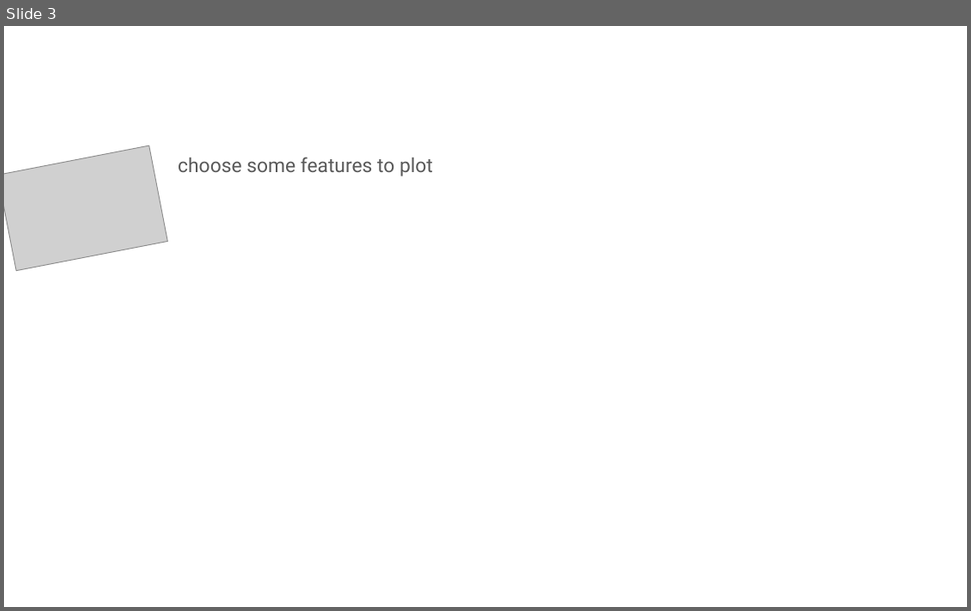
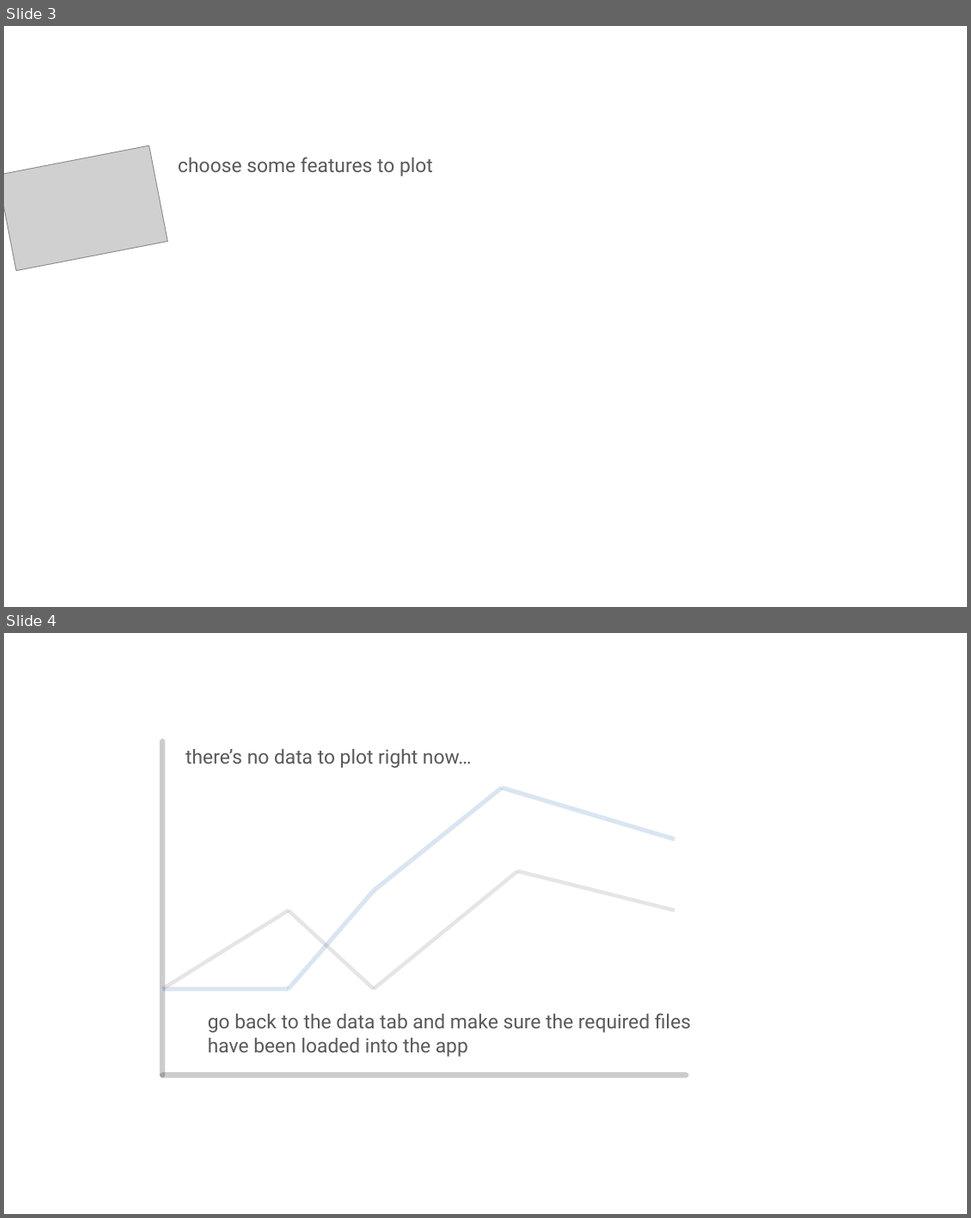
Before and after one commit to dcurrier/InCell, a slide deck: www/Instructions/instructions.pptm. Shown one above the other, each under a label of ours: slide 3 before the commit, slides 3 and 4 after it. The pictures are 971x611 and 971x1218 pixels, drawn with LibreOffice and Linux fonts; fonts in the diff are those of the drawing; grey boxes stand for pictures. Boxes give left, top, right and bottom in pixels: in the first picture for what was removed or moved away, otherwise in the second. Text is boxed around its words. In the diff, an @@ line names an element or a change of style, - is before the commit and + after.

```diff
--- a/www/Instructions/instructions.pptm
+++ b/www/Instructions/instructions.pptm
@@ slide 4 added at (4, 633, 967, 1214), background #FFFFFF @@
@@ text added at (185, 749, 472, 768), 18 pt, text #595959 @@
+there’s no data to plot right now…
@@ group added at (163, 741, 686, 1075): 10 lines @@
@@ text added at (208, 1013, 691, 1057), 18 pt, text #595959 @@
+go back to the data tab and make sure the required files have been loaded into the app
```
Also in this commit, not shown: 1 other file.
